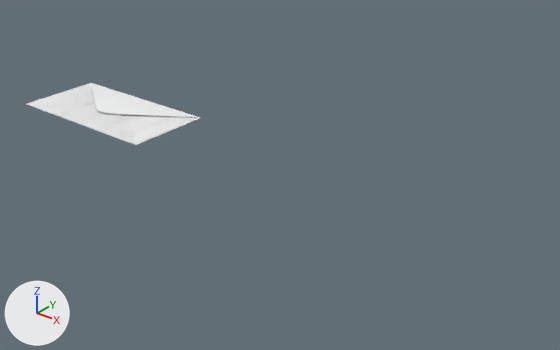
One commit to the glTF model public/assets/envelope.glb: the scene before it, then after it.
Both versions are drawn from a 50 mm camera at (7.74, -6.11, 3.71) aimed at (2.78, 0.09, -0.13). The lights are fixed; the arrows at lower left show +X, +Y and +Z. The first picture is the older version. Where no turn or scale is listed for an object, it has been applied to the vertices.

In view in the first picture: 'Envelope_Aba_Direita', 'Envelope_Aba_Esquerda', 'Envelope_Aba_Inferior', 'Envelope_Aba_Superior', 'Envelope_Corpo'.
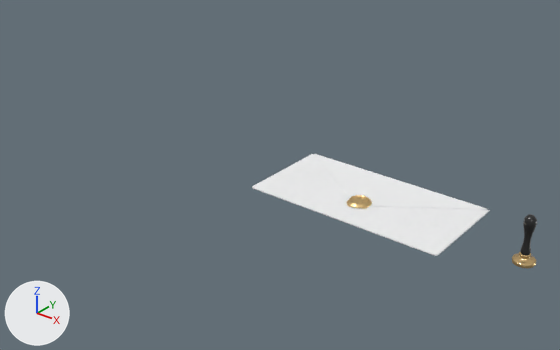
Where the change shows, as pixel boxes [x1, y1, x2, y2] in the pictures (560 x 350 px):
```json
{"object": "Envelope_Aba_Superior", "change": "moved", "before": [91, 83, 200, 118], "after": [314, 154, 487, 209]}
{"object": "Envelope_Aba_Inferior", "change": "moved", "before": [27, 104, 136, 144], "after": [253, 187, 436, 255]}
{"object": "Envelope_Aba_Direita", "change": "moved", "before": [129, 116, 200, 145], "after": [386, 207, 489, 255]}
{"object": "Envelope_Aba_Esquerda", "change": "moved", "before": [27, 83, 94, 105], "after": [252, 154, 345, 193]}
{"object": "Envelope_Corpo", "change": "moved", "before": [26, 91, 198, 145], "after": [252, 157, 490, 256]}
{"object": "Carimbo_Cabo", "change": "added", "after": [520, 214, 537, 255], "on screen": "black"}
{"object": "Carimbo_Cabeca", "change": "added", "after": [512, 252, 536, 268]}
{"object": "Selo_Cera", "change": "added", "after": [346, 195, 372, 209]}
```

Edits to the scene script, one JSON object a line:
```json
{"op": "add", "block": "img_selo_normal", "code": ["img_selo_normal = load_image('Selo_Normal', '_unpacked/Selo_Normal', 1024, 1024, 'Non-Color')"]}
{"op": "add", "block": "mat_selo_cera_dourada", "code": ["mat_selo_cera_dourada = bpy.data.materials.new('Selo_Cera_Dourada')", "# colours: beige #f7d495", "# uses the picture img_selo_normal"]}
{"op": "add", "block": "mat_carimbo_cabo_preto", "code": ["mat_carimbo_cabo_preto = principled_material('Carimbo_Cabo_Preto')", "mat_carimbo_cabo_preto.base_color = (0.01, 0.01, 0.01)  # black #191919", "mat_carimbo_cabo_preto.roughness = 0.35", "mat_carimbo_cabo_preto.coat_weight = 0.4"]}
{"op": "add", "block": "mat_carimbo_latao", "code": ["mat_carimbo_latao = principled_material('Carimbo_Latao')", "mat_carimbo_latao.base_color = (0.8, 0.56, 0.26)  # beige #e7c58b", "mat_carimbo_latao.metallic = 1.0", "mat_carimbo_latao.roughness = 0.28"]}
{"op": "add", "block": "me_selo_cera", "code": ["me_selo_cera = bpy.data.meshes.new('Selo_Cera')", "me_selo_cera.from_pydata(...)  # 7681 vertices, 15200 faces; spans x -0.121..0.123, y -0.129..0.129, z -0.006..0.032", "me_selo_cera.materials.append(mat_selo_cera_dourada)"]}
{"op": "add", "block": "me_carimbo_cabo", "code": ["me_carimbo_cabo = bpy.data.meshes.new('Carimbo_Cabo')", "me_carimbo_cabo.from_pydata(...)  # 2049 vertices, 3968 faces; spans x -0.056..0.056, y -0.056..0.056, z 0.096..0.479", "me_carimbo_cabo.materials.append(mat_carimbo_cabo_preto)  # black #191919"]}
{"op": "add", "block": "me_carimbo_cabeca", "code": ["me_carimbo_cabeca = bpy.data.meshes.new('Carimbo_Cabeca')", "me_carimbo_cabeca.from_pydata(...)  # 1920 vertices, 3584 faces; spans x -0.104..0.104, y -0.104..0.104, z 0.0..0.098", "me_carimbo_cabeca.materials.append(mat_carimbo_latao)  # beige #e7c58b"]}
{"op": "set", "path": "ob_envelope_aba_direita.location", "old": "(0.0, 0.0, 0.0)", "new": "(4.0, 0.0, 0.0)"}
{"op": "set", "path": "ob_envelope_aba_esquerda.location", "old": "(0.0, 0.0, 0.0)", "new": "(4.0, 0.0, 0.0)"}
{"op": "set", "path": "ob_envelope_aba_inferior.location", "old": "(0.0, 0.0, 0.0)", "new": "(4.0, 0.0, 0.0)"}
{"op": "set", "path": "ob_envelope_aba_superior.location", "old": "(0.0, 0.55, 0.015)", "new": "(4.0, 0.55, 0.02)"}
{"op": "set", "path": "ob_envelope_corpo.location", "old": "(0.0, 0.0, 0.0)", "new": "(4.0, 0.0, 0.0)"}
{"op": "add", "block": "ob_selo_cera", "code": ["ob_selo_cera = bpy.data.objects.new('Selo_Cera', me_selo_cera)", "ob_selo_cera.location = (4.0, -0.146, 0.025)"]}
{"op": "add", "block": "ob_carimbo_cabo", "code": ["ob_carimbo_cabo = bpy.data.objects.new('Carimbo_Cabo', me_carimbo_cabo)", "ob_carimbo_cabo.location = (5.75, -0.15, 0.0)"]}
{"op": "add", "block": "ob_carimbo_cabeca", "code": ["ob_carimbo_cabeca = bpy.data.objects.new('Carimbo_Cabeca', me_carimbo_cabeca)", "ob_carimbo_cabeca.location = (5.75, -0.15, 0.0)"]}
```
